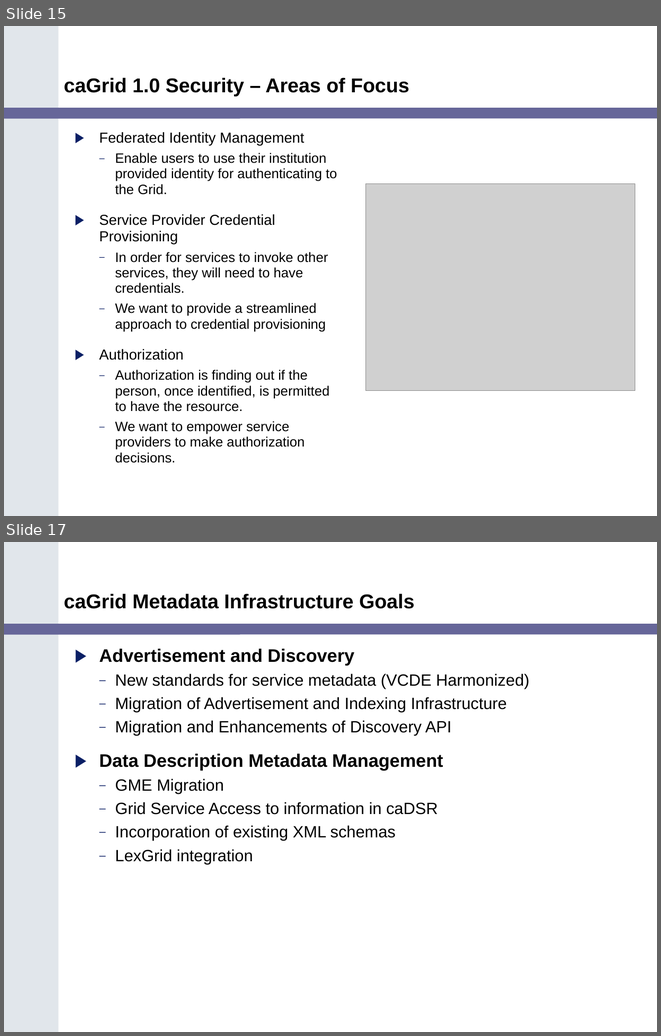
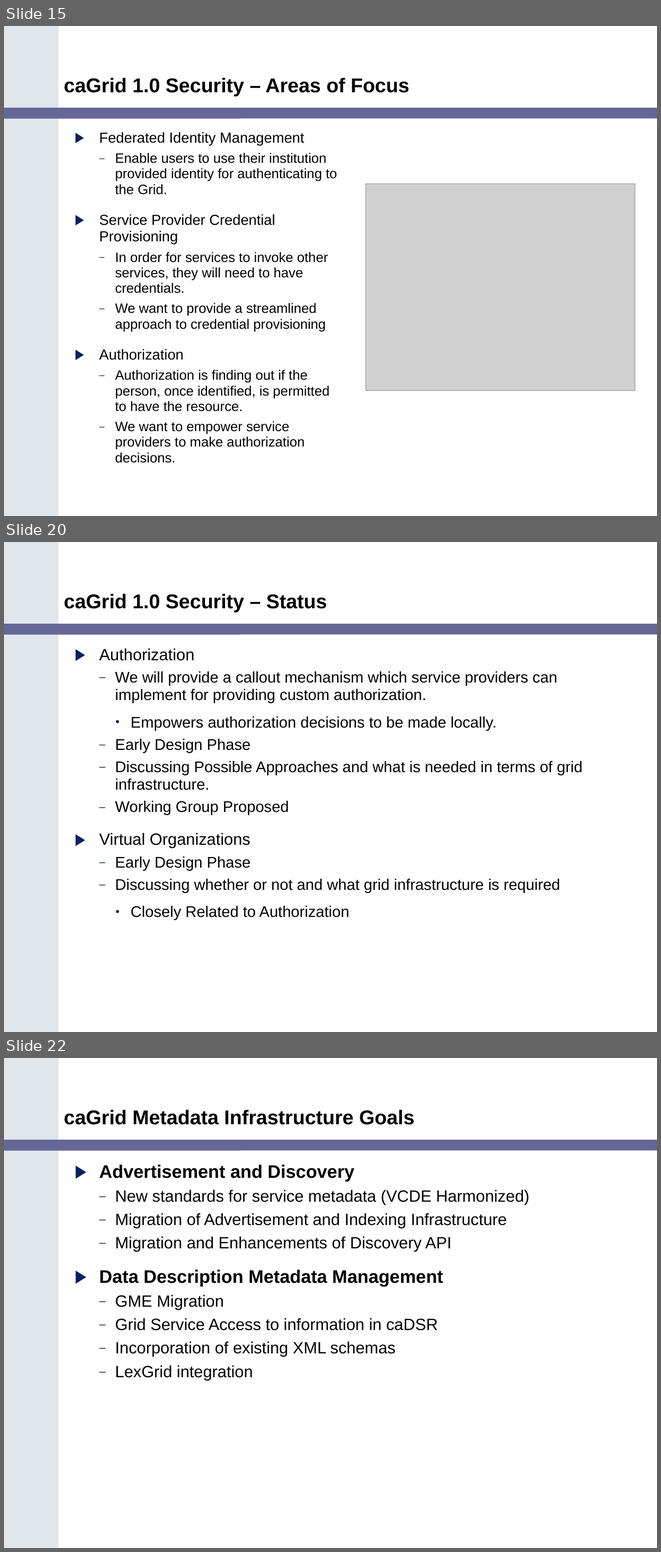
Before and after one commit to NCIP/cagrid-portal, a slide deck: cagrid-1-0/Documentation/presentations/200602_VCDE_ARCH/caGrid_Update_Arch_VCDE_Feb1.ppt. Shown one above the other, each under a label of ours: slides 15 and 17 before the commit, slides 15, 20 and 22 after it; the slides between them are not shown. The pictures are 661x1036 and 661x1552 pixels, drawn with LibreOffice and Linux fonts; fonts in the diff are those of the drawing; grey boxes stand for pictures; background and template pictures are left out. Boxes give left, top, right and bottom in pixels: in the first picture for what was removed or moved away, otherwise in the second. Text is boxed around its words. In the diff, an @@ line names an element or a change of style, - is before the commit and + after.

```diff
--- a/cagrid-1-0/Documentation/presentations/200602_VCDE_ARCH/caGrid_Update_Arch_VCDE_Feb1.ppt
+++ b/cagrid-1-0/Documentation/presentations/200602_VCDE_ARCH/caGrid_Update_Arch_VCDE_Feb1.ppt
@@ slide 20 added at [4,542,657,1032], background #FFFFFF; not listed: 2 template elements that a slide beside it also shows @@
@@ title added at [64,593,327,612], 22 pt, text #000000, bold @@
+caGrid 1.0 Security – Status
@@ text added at [99,648,583,920], 17 pt, text #000000 @@
+▶ Authorization
+  – We will provide a callout mechanism which service providers can implement for providing custom authorization.
+    • Empowers authorization decisions to be made locally.
+  – Early Design Phase
+  – Discussing Possible Approaches and what is needed in terms of grid infrastructure.
+  – Working Group Proposed
+▶ Virtual Organizations
+  – Early Design Phase
+  – Discussing whether or not and what grid infrastructure is required
+    • Closely Related to Authorization
@@ what was slide 17 is now slide 22 @@
```
Also in this commit, not shown: 1 slide changed, 4 other slides added.
